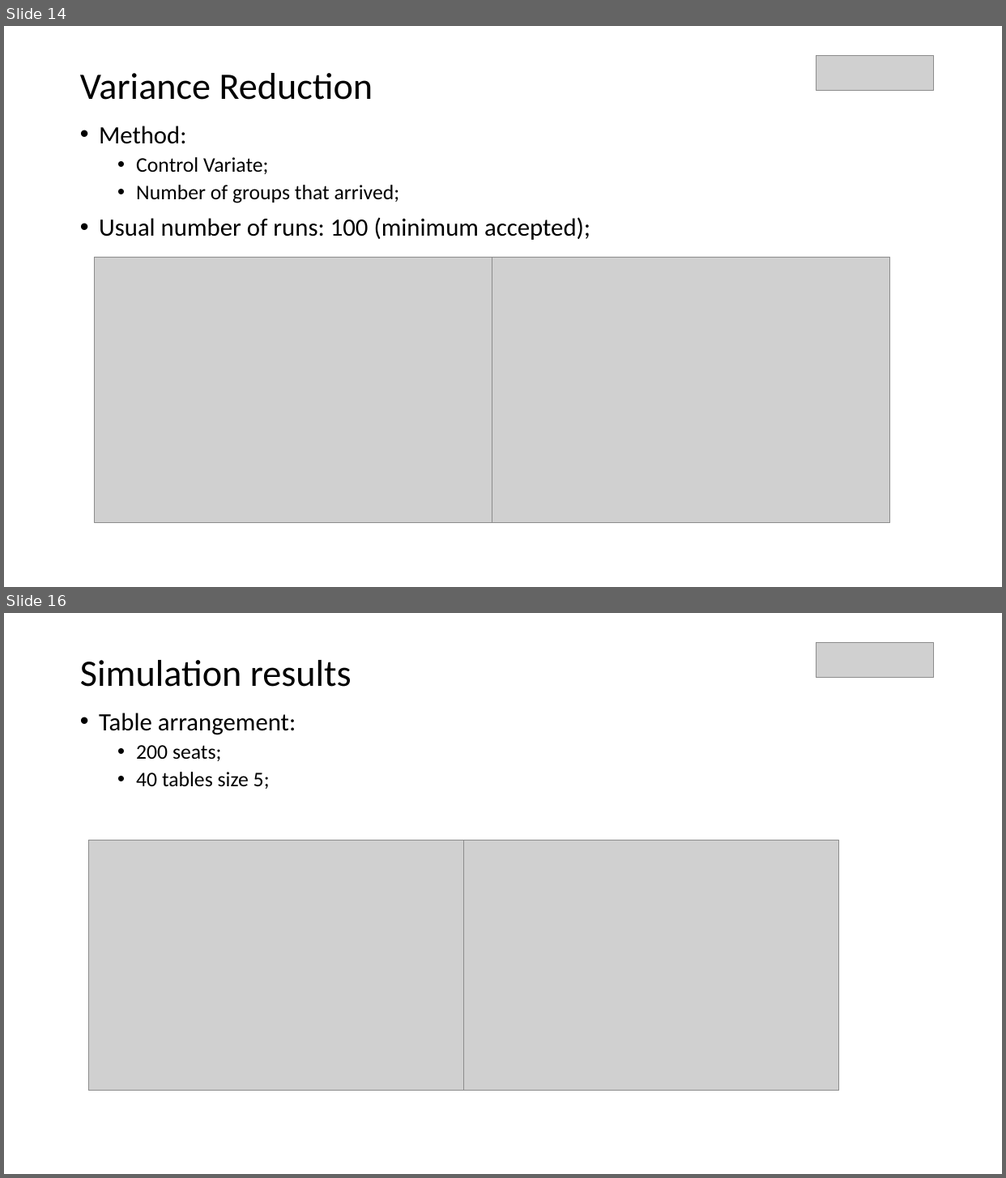
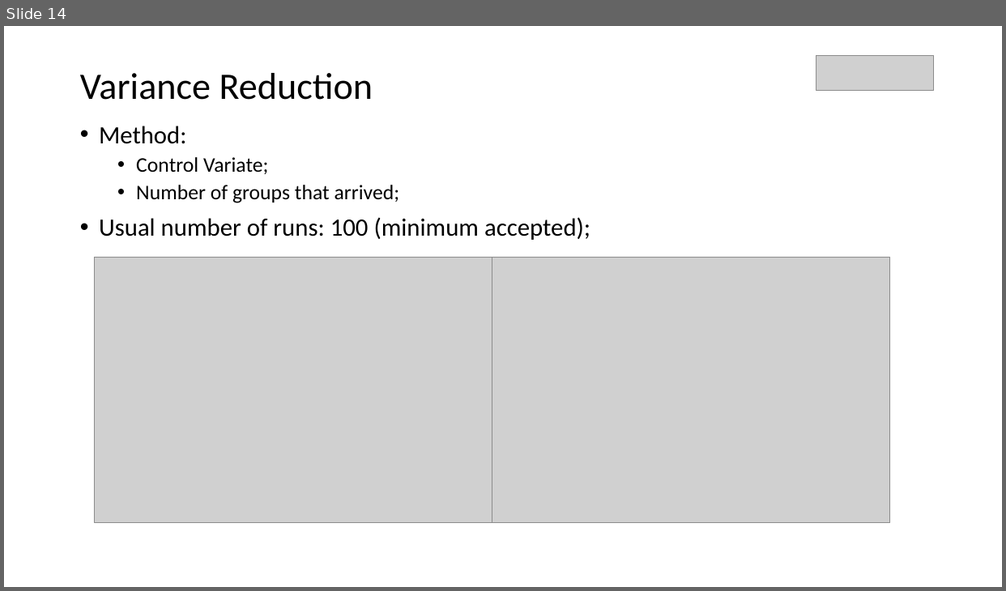
Before and after one commit to parkjan4/OptSim, a slide deck: Presentation.pptx. Shown one above the other, each under a label of ours: slides 14 and 16 before the commit, slide 14 after it; the slides between them are not shown. The pictures are 1006x1178 and 1006x591 pixels, drawn with LibreOffice and Linux fonts; fonts in the diff are those of the drawing; grey boxes stand for pictures. Boxes give left, top, right and bottom in pixels: in the first picture for what was removed or moved away, otherwise in the second. Text is boxed around its words. In the diff, an @@ line names an element or a change of style, - is before the commit and + after.

```diff
--- a/Presentation.pptx
+++ b/Presentation.pptx
@@ slide 16 removed at [4,613,1002,1174], background #FFFFFF @@
@@ text removed at [80,660,351,687] @@
-Simulation results
@@ picture removed at [816,643,933,677] @@
@@ text removed at [99,713,296,789] @@
-• Table arrangement:
-  • 200 seats;
-  • 40 tables size 5;
@@ picture removed at [88,841,464,1092] @@
@@ picture removed at [463,841,839,1092] @@
```
Also in this commit, not shown: 1 slide changed, 1 other file.
